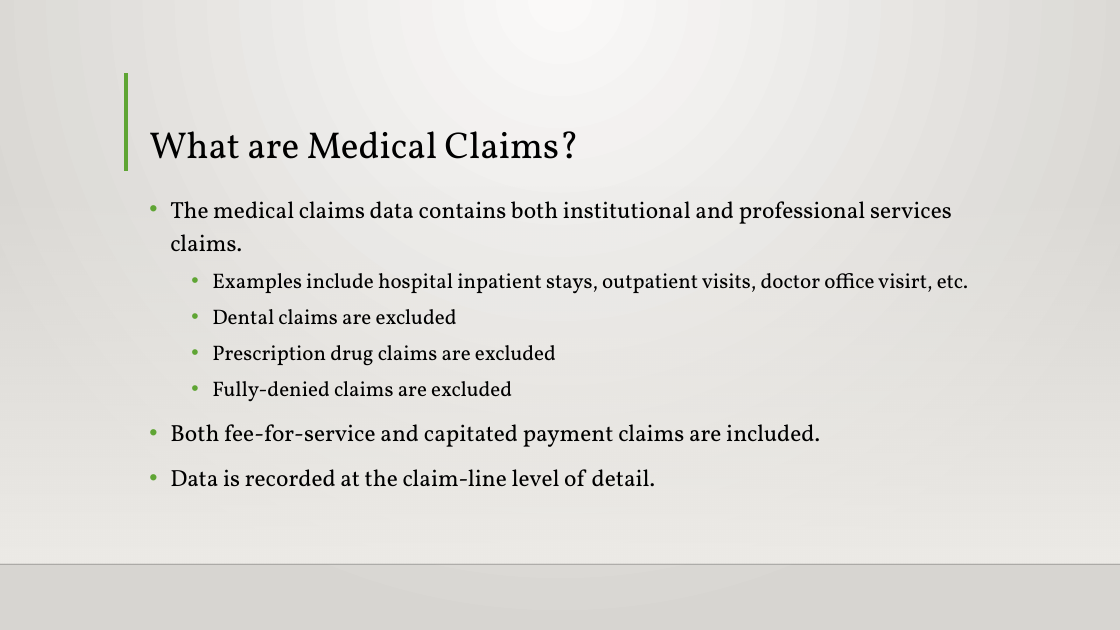
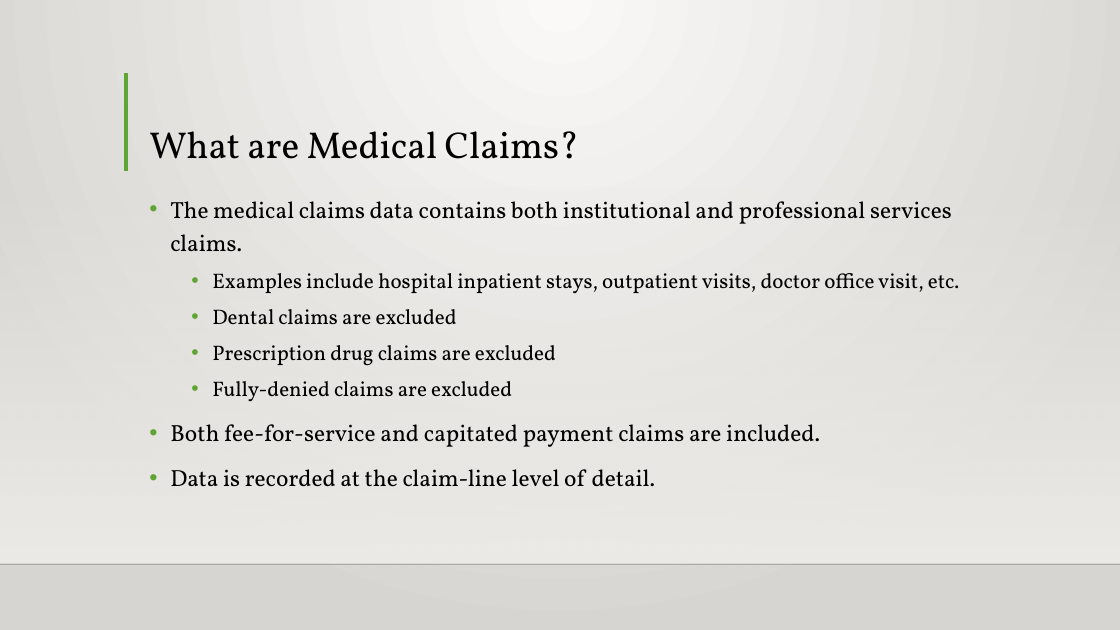
Before and after one commit to Intro-to-APCD/Intro-to-APCD.github.io, a slide deck: slide 2 of PowerPoints/Phase 2 - Overview/002 An Overview of Medical Claims Data.pptx. Drawn at 1120x630 pixels with LibreOffice and Linux fonts; fonts in the diff are those of the drawing; background and template pictures are left out. Boxes give left, top, right and bottom in pixels: in the first picture for what was removed or moved away, otherwise in the second. Text is boxed around its words. In the diff, an @@ line names an element or a change of style, - is before the commit and + after.

Commit message:
finished the claims powerpoint

```diff
--- a/PowerPoints/Phase 2 - Overview/002 An Overview of Medical Claims Data.pptx
+++ b/PowerPoints/Phase 2 - Overview/002 An Overview of Medical Claims Data.pptx
@@ text at [212,273,959,294]: text changed @@
-  • Examples include hospital inpatient stays, outpatient visits, doctor office visirt, etc.
+  • Examples include hospital inpatient stays, outpatient visits, doctor office visit, etc.
```
Also in this commit, not shown: 2 other slides changed, 1 slide added, 2 slides removed.
